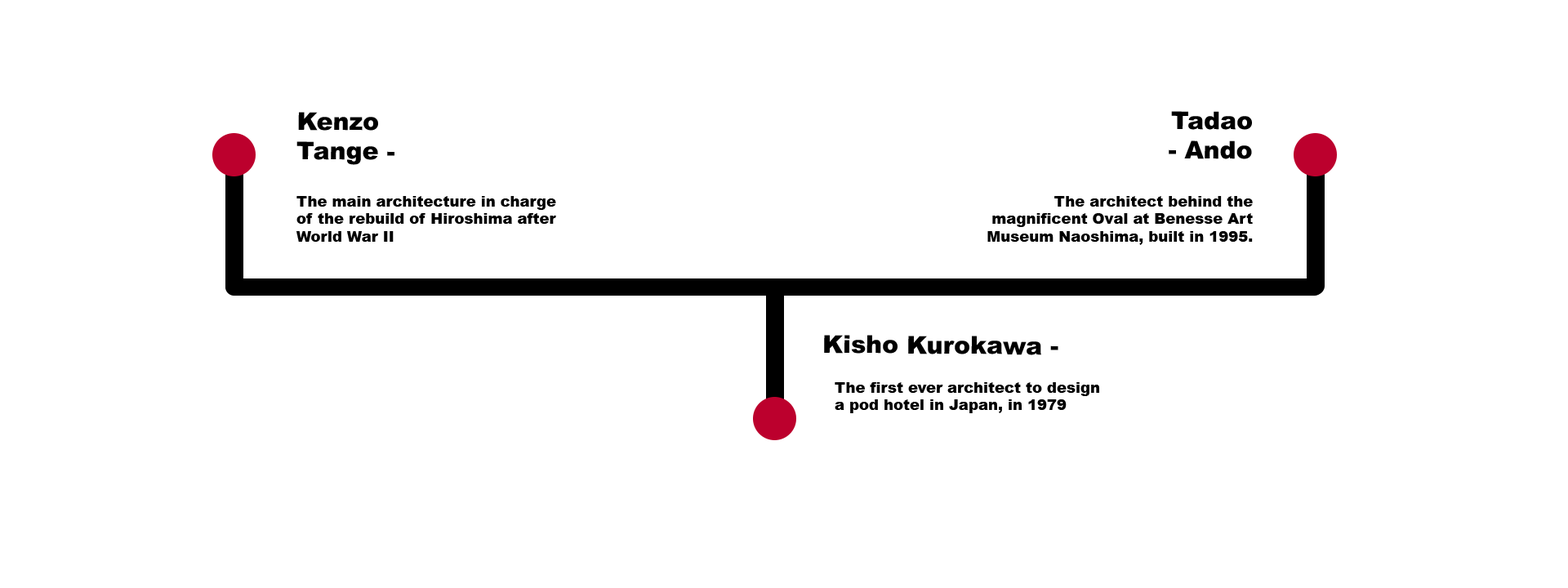
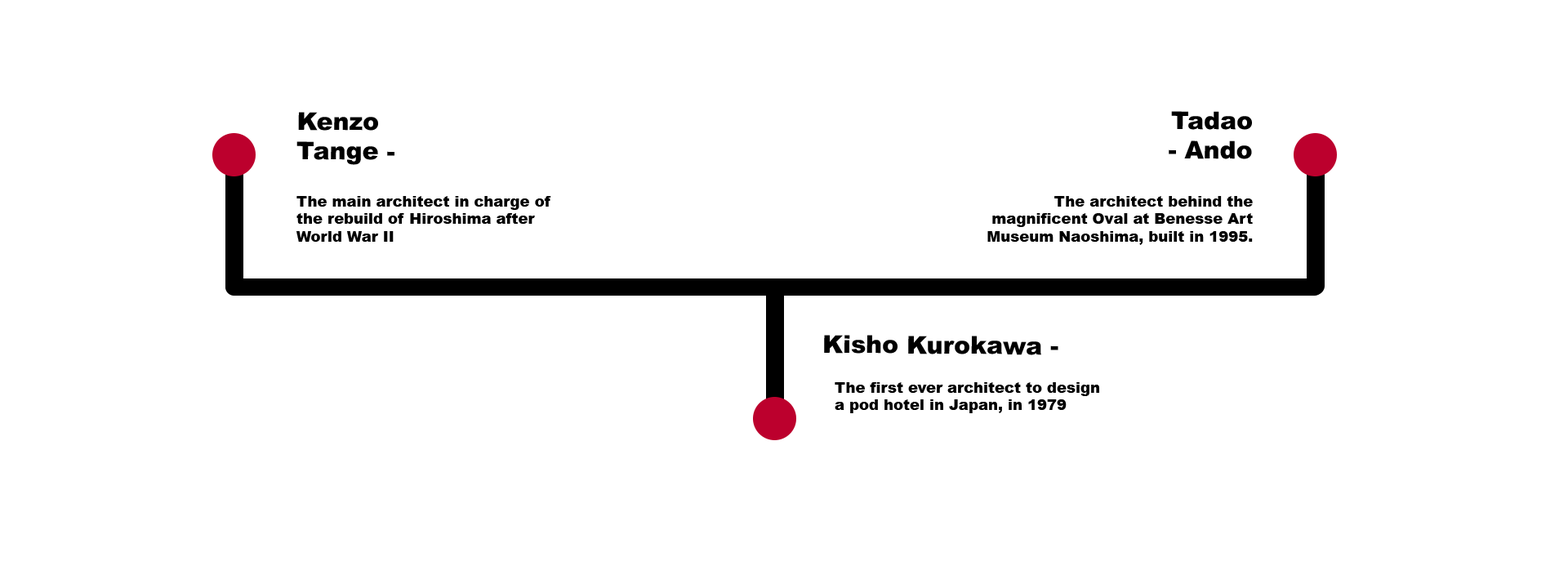
Layer changes from the first w=1568, h=588 image to the second:
renamed "The main architecture in charge of the rebuild of Hiroshima aft" to "The main architect in charge of the rebuild of Hiroshima after", painted on it over (296, 196, 557, 224)
